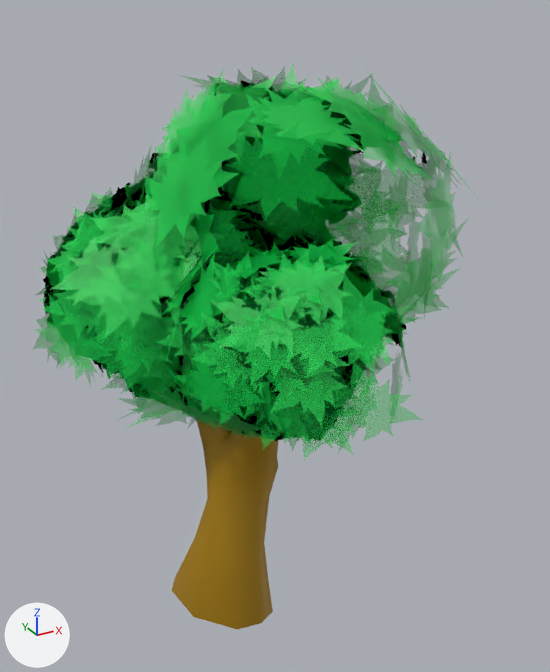
Two versions of the FBX model Assets/_Project/3D Art/Final Assets/tree_02.fbx, one commit apart.
Before and after are seen from a 50 mm camera at (-5.7, -12.84, 13.0) aimed at (1.64, 0.51, 6.33). Arrows for +X, +Y and +Z are at lower left; the lights stay in place. Where no turn or scale is listed for an object, it has been applied to the vertices. Vertices at the same position are counted once.

Names of what the first picture shows: 'tree_02_REN'.
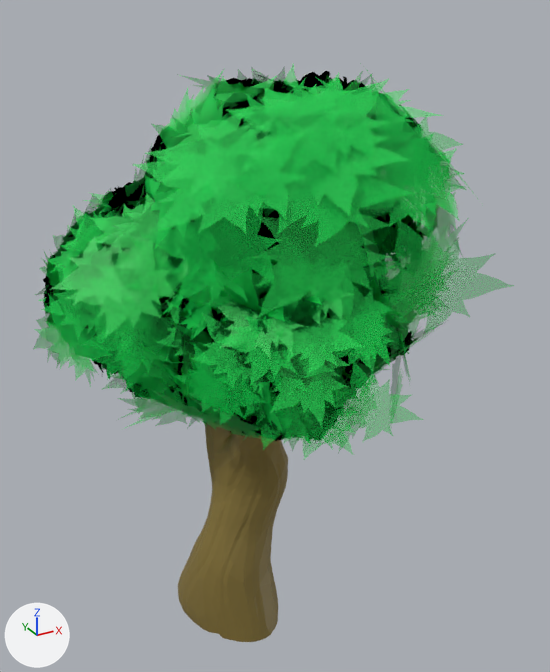
Location of each change, (x1, y1, x2, y2) in pixels of the pictures (550 x 672 px):
'tree_02_REN', reshaped (7% wider): before (33, 63, 482, 629); after (33, 63, 514, 642)
part 1 of me_mesh, rebuilt: before (172, 421, 279, 629); after (178, 423, 288, 642)
part 2 of me_mesh, added: after (133, 71, 514, 388)

Edits to the bpy script that builds the scene:
```text
Add mat_trees:
    mat_trees = principled_material('Trees')
    mat_trees.base_color = (0.238, 0.172, 0.0393)  # yellow #867338
Change me_mesh:
    used by ob_tree_02_ren; location = (0.0, 0.0, 0.0)
    remove me_mesh.from_pydata(...)  # 1624 vertices, 537 faces; spans x -3.25..5.37, y -4.87..6.33, z 0.05..12.52
    remove me_mesh.materials.append(mat_m_tree)  # yellow #a77e00
    add me_mesh.from_pydata(...)  # 2442 vertices, 1377 faces; spans x -3.25..5.37, y -4.87..6.33, z -0.24..12.52
    me_mesh part 1: the loose piece of 183 vertices spanning x -0.97..1.24, y -1.87..3.54, z 0.05..7.9 is rebuilt with 881 vertices and now spans x -0.9..1.37, y -2.09..3.84, z -0.24..8.06, in mat_trees (yellow #867338)
    me_mesh part 2
    115 vertices are added at x -2.82..4.59, y -4.63..1.85, z 6.02..12.52
    5 new vertices lie (1.44, 1.4, 1.53) away from vertices in x -2.36..2.74, y -3.72..-0.11, z 8.66..10.33
    30 new faces join them, mat_m_leaves
    add me_mesh.materials.append(mat_trees)  # yellow #867338
```
